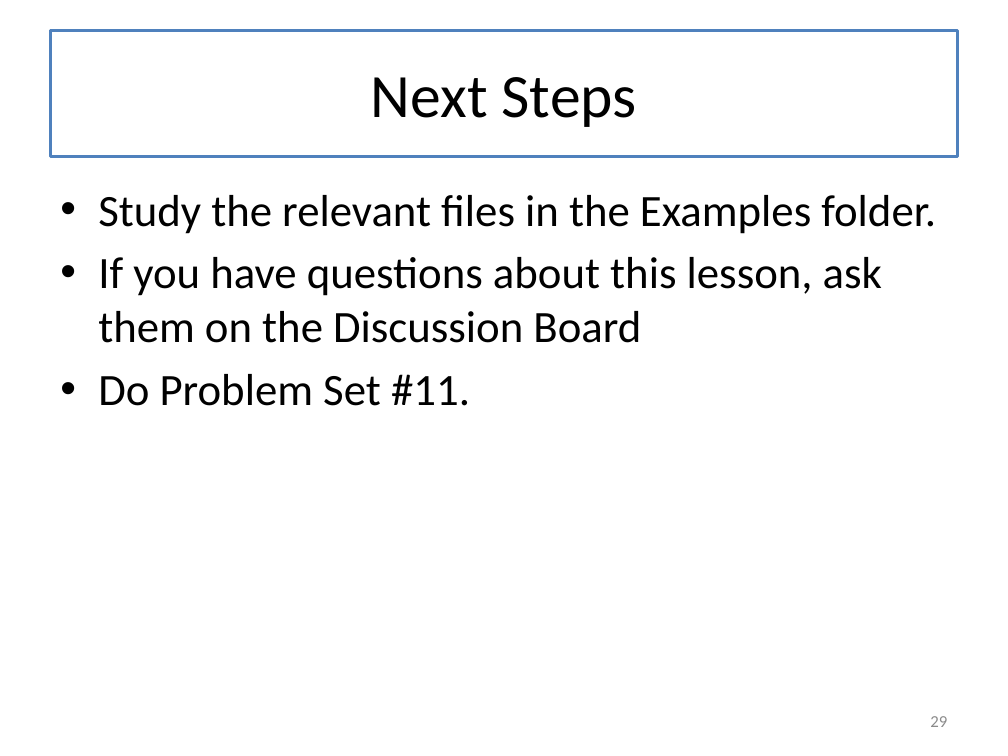
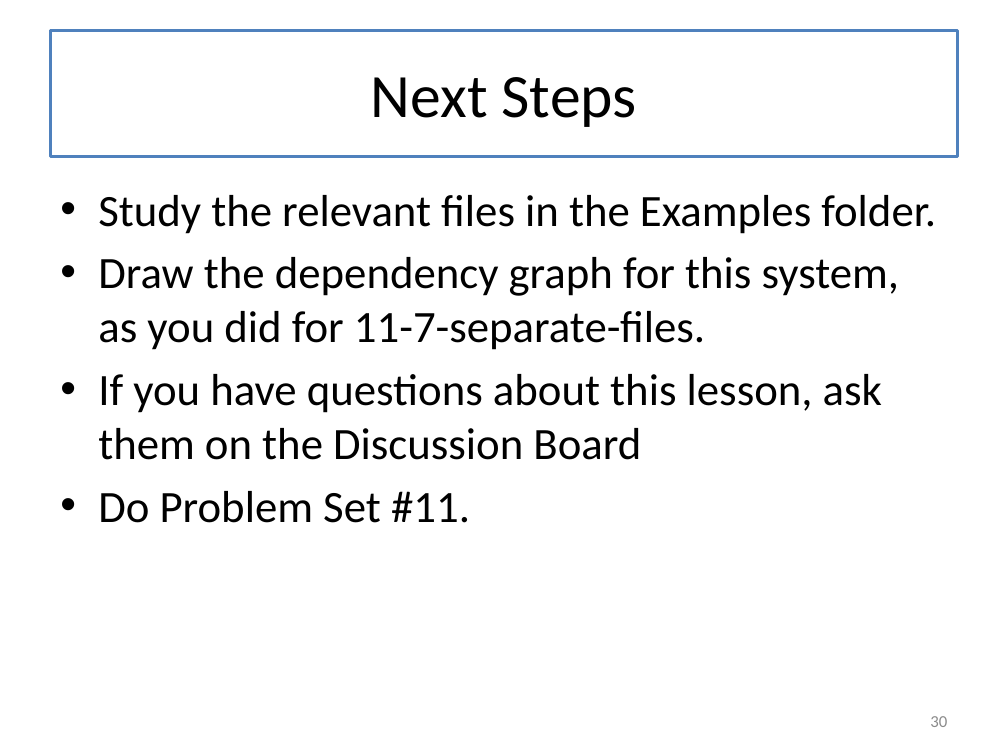
Before and after one commit to mwand/cs5010f16, a slide deck: slide 30 of Slides/Lesson 11.3 Model-View-Controller Architecture.pptx (slide 29 before the commit). Drawn at 1008x756 pixels with LibreOffice and Linux fonts; fonts in the diff are those of the drawing. Boxes give left, top, right and bottom in pixels: in the first picture for what was removed or moved away, otherwise in the second. Text is boxed around its words. In the diff, an @@ line names an element or a change of style, - is before the commit and + after.

```diff
--- a/Slides/Lesson 11.3 Model-View-Controller Architecture.pptx
+++ b/Slides/Lesson 11.3 Model-View-Controller Architecture.pptx
@@ text at (98, 257, 899, 350): paragraph added @@
+• Draw the dependency graph for this system, as you did for 11-7-separate-files.
@@ page number at (930, 716, 947, 727): text changed @@
-29
+30
```
Also in this commit, not shown: 9 other slides changed, 4 slides added, 3 slides removed, 2 other files.
